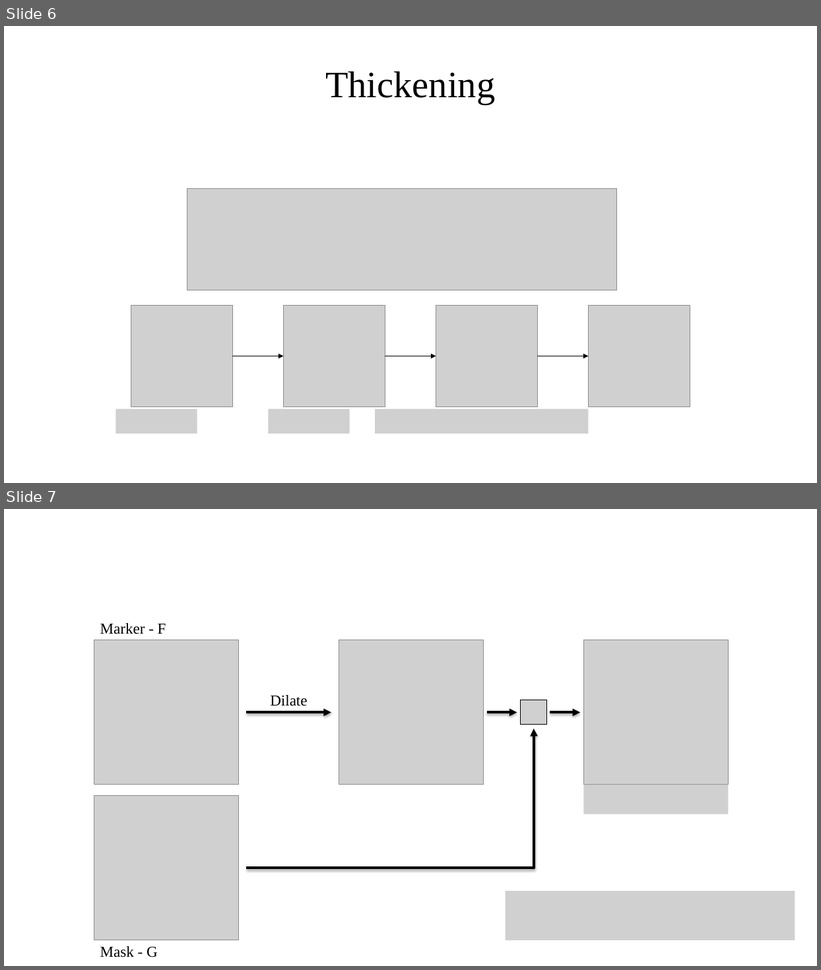
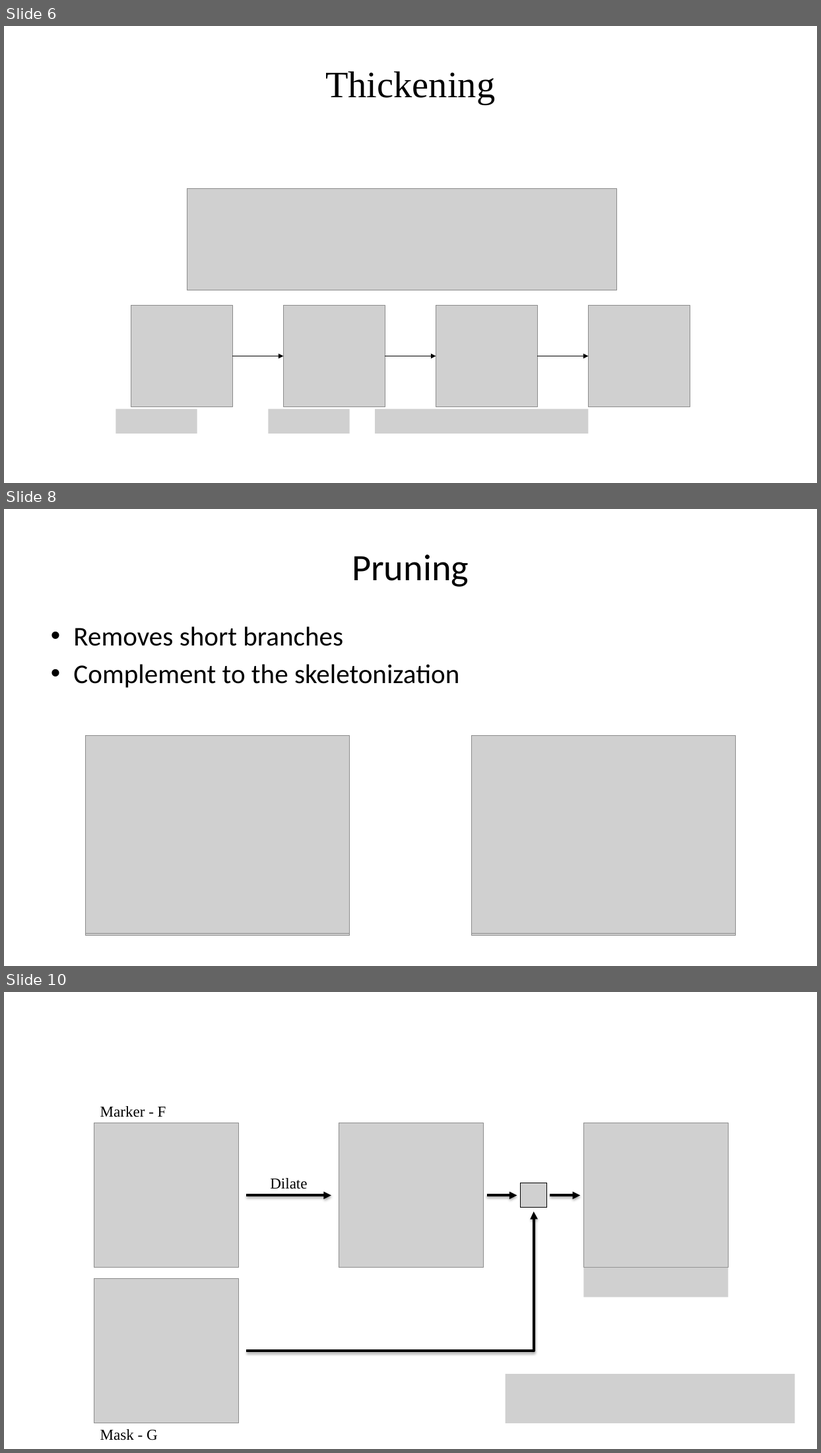
Before and after one commit to ChristianSieh/PointProcessing, a slide deck: Images/Presentation/Presentation1.pptx. Shown one above the other, each under a label of ours: slides 6 and 7 before the commit, slides 6, 8 and 10 after it; the slides between them are not shown. The pictures are 821x970 and 821x1453 pixels, drawn with LibreOffice and Linux fonts; fonts in the diff are those of the drawing; grey boxes stand for pictures. Boxes give left, top, right and bottom in pixels: in the first picture for what was removed or moved away, otherwise in the second. Text is boxed around its words. In the diff, an @@ line names an element or a change of style, - is before the commit and + after.

```diff
--- a/Images/Presentation/Presentation1.pptx
+++ b/Images/Presentation/Presentation1.pptx
@@ slide 8 added at (x1=4, y1=509, x2=817, y2=966), background #FFFFFF @@
@@ title added at (x1=352, y1=555, x2=469, y2=587), 44 pt, text #000000 @@
+Pruning
@@ text added at (x1=73, y1=626, x2=459, y2=688), 32 pt, text #000000 @@
+• Removes short branches
+• Complement to the skeletonization
@@ picture added at (x1=85, y1=738, x2=349, y2=936) @@
@@ picture added at (x1=85, y1=735, x2=349, y2=933) @@
@@ picture added at (x1=472, y1=738, x2=736, y2=936) @@
@@ picture added at (x1=472, y1=735, x2=736, y2=933) @@
@@ what was slide 7 is now slide 10 @@
```
Also in this commit, not shown: 3 other slides added.
